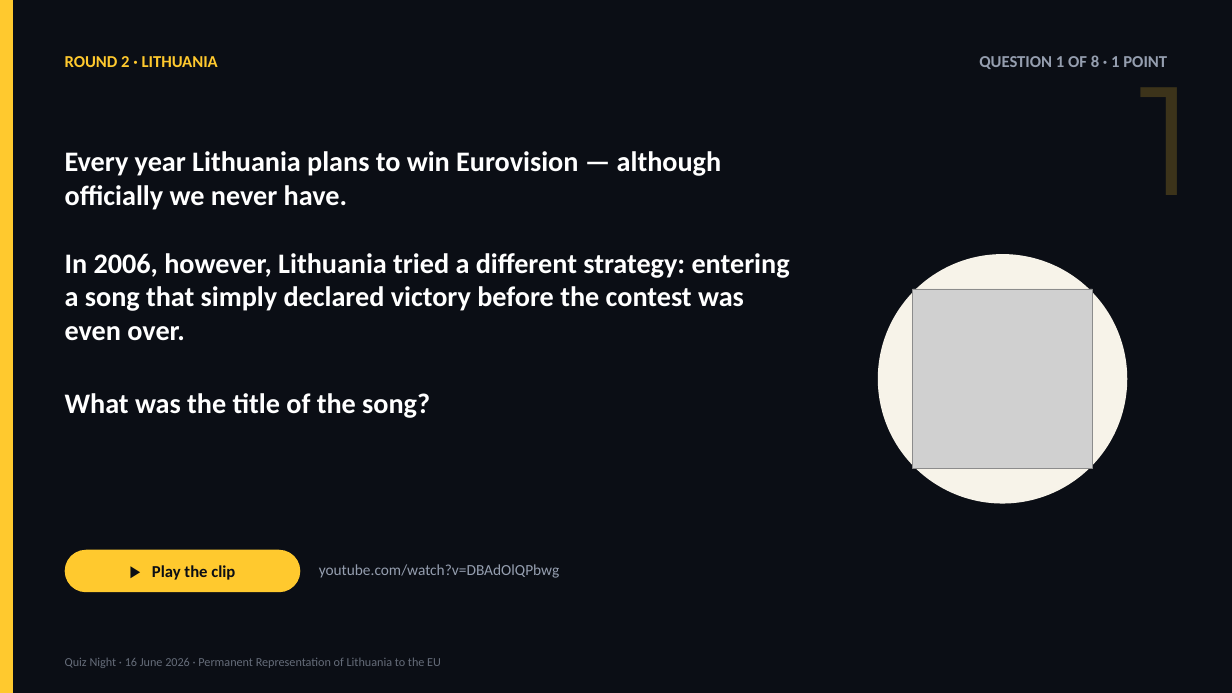
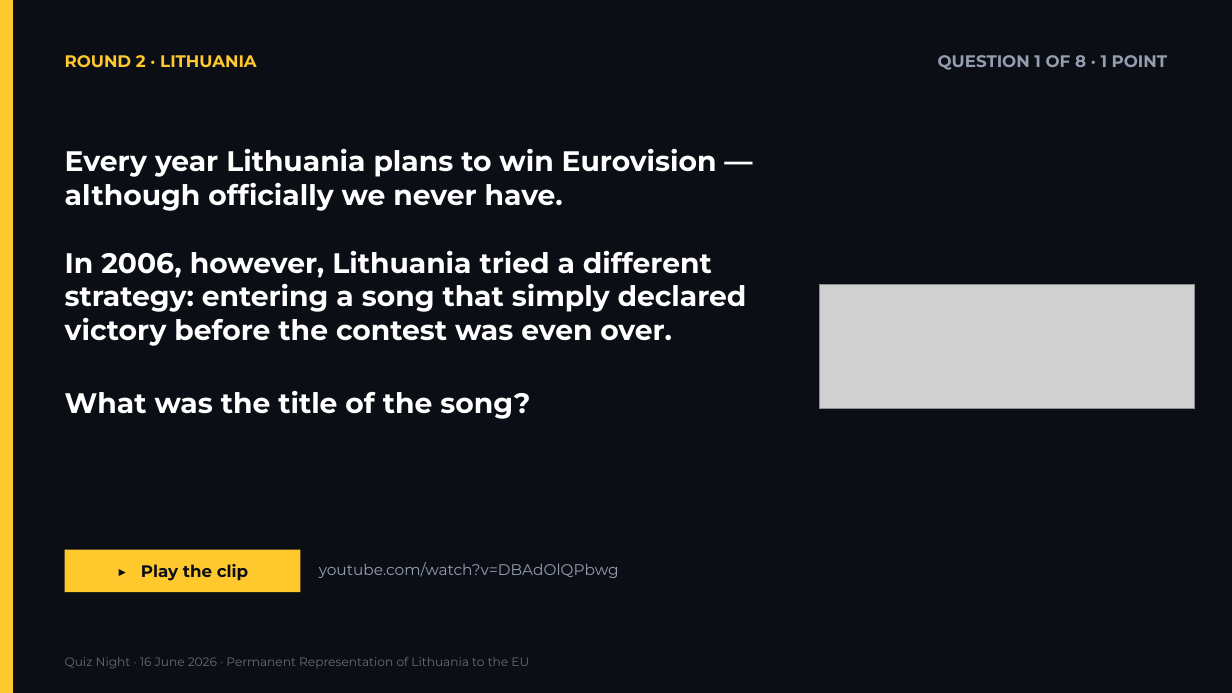
Before and after one commit to splice11/protmusis, a slide deck: slide 17 of Quiz_Night_2026-06-16.pptx. Drawn at 1232x693 pixels with LibreOffice and Linux fonts; fonts in the diff are those of the drawing; grey boxes stand for pictures. Boxes give left, top, right and bottom in pixels: in the first picture for what was removed or moved away, otherwise in the second. Text is boxed around its words. In the diff, an @@ line names an element or a change of style, - is before the commit and + after.

```diff
--- a/Quiz_Night_2026-06-16.pptx
+++ b/Quiz_Night_2026-06-16.pptx
@@ text removed at [1139,56,1195,195] @@
-1
@@ ellipse removed at [878,254,1128,504] @@
@@ picture added at [820,285,1195,409] @@
@@ picture removed at [913,289,1092,469] @@
@@ rectangle "▶ Play the clip" at [65,550,300,592]: font Calibri to Montserrat; rounded rectangle to rectangle @@
@@ font Calibri to Montserrat in 5 elements at [65,657,529,668], [65,55,257,68], [938,55,1167,70], [65,148,747,419], [319,562,619,578] @@
```
Also in this commit, not shown: 48 other slides changed, 44 other files.
